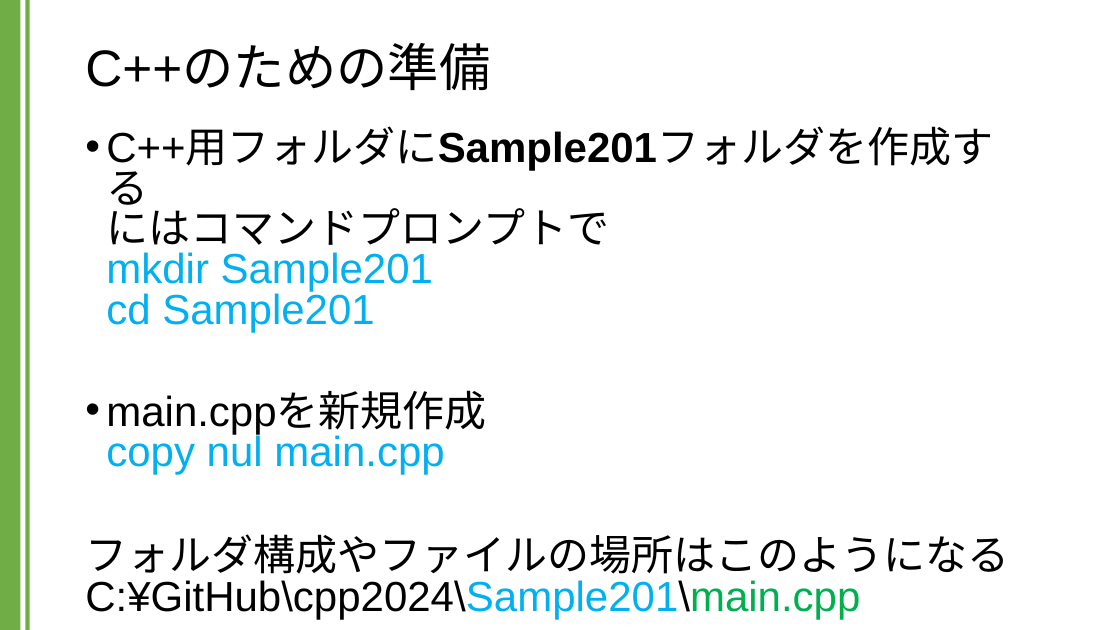
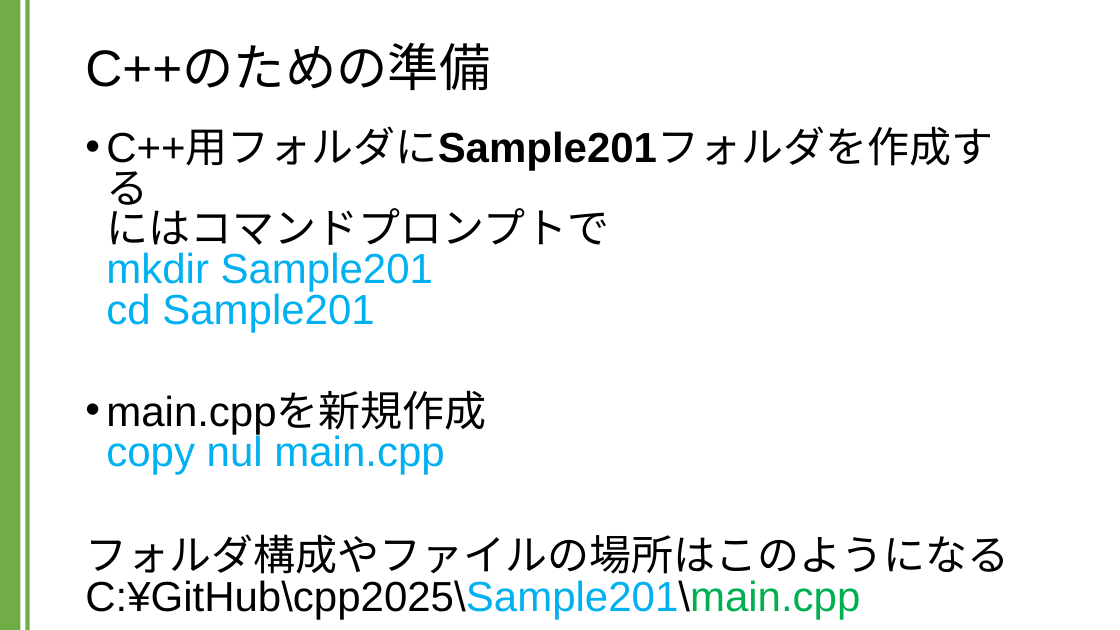
Before and after one commit to kic-murata/cpp2024, a slide deck: slide 15 of 授業資料/講義資料：C言語とC++の違い.pptx (slide 13 before the commit). Drawn at 1120x630 pixels with LibreOffice and Linux fonts; fonts in the diff are those of the drawing. Boxes give left, top, right and bottom in pixels: in the first picture for what was removed or moved away, otherwise in the second. Text is boxed around its words. In the diff, an @@ line names an element or a change of style, - is before the commit and + after.

```diff
--- a/授業資料/講義資料：C言語とC++の違い.pptx
+++ b/授業資料/講義資料：C言語とC++の違い.pptx
@@ text at (x1=85, y1=534, x2=1009, y2=619): text changed @@
-フォルダ構成やファイルの場所はこのようになる
-C:¥GitHub\cpp2024\Sample201\main.cpp
+フォルダ構成やファイルの場所はこのようになる
+C:¥GitHub\cpp2025\Sample201\main.cpp
```
Also in this commit, not shown: 9 other slides changed, 9 slides added, 11 other files.
